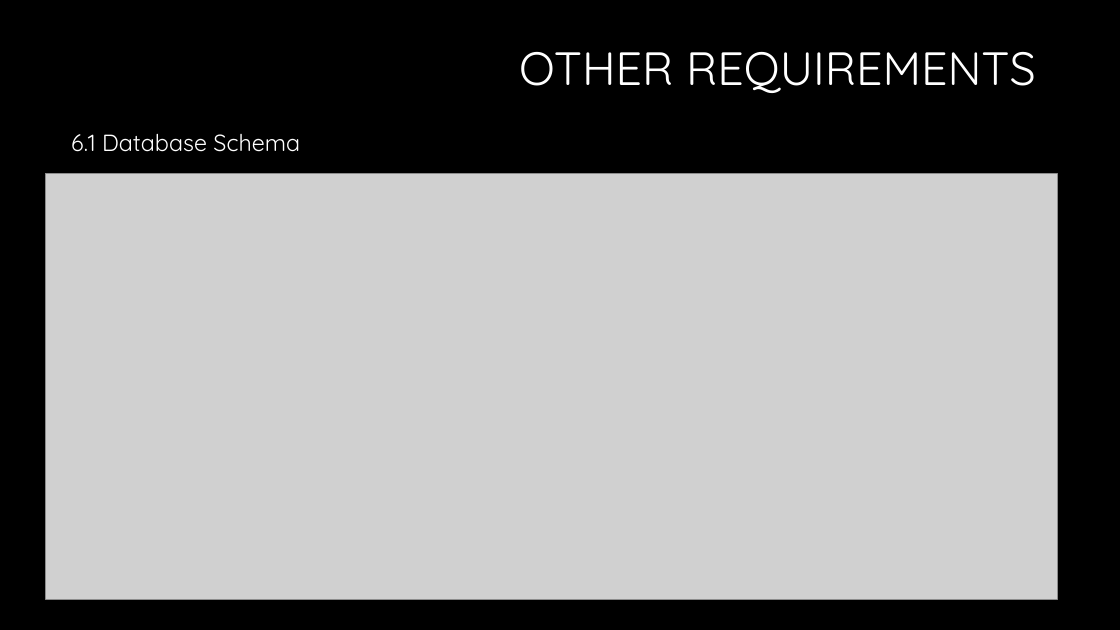
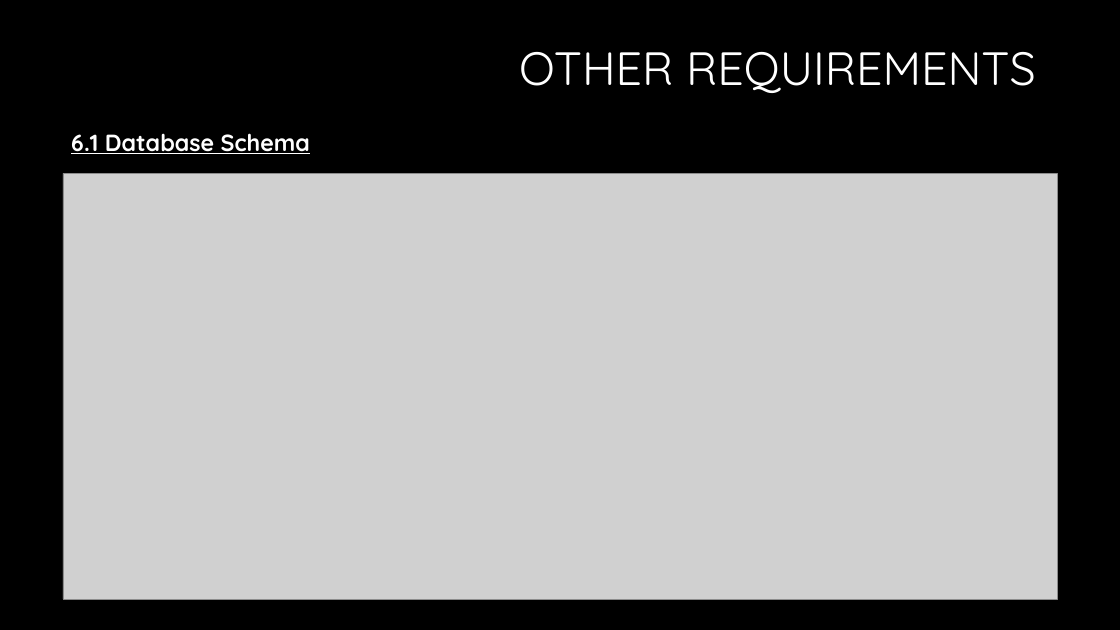
Before and after one commit to sarahakk/fraction-worksheet-creator, a slide deck: slide 15 of Presentation Elementary Engineers .pptx (slide 12 before the commit). Drawn at 1120x630 pixels with LibreOffice and Linux fonts; fonts in the diff are those of the drawing; grey boxes stand for pictures; background and template pictures are left out. Boxes give left, top, right and bottom in pixels: in the first picture for what was removed or moved away, otherwise in the second. Text is boxed around its words. In the diff, an @@ line names an element or a change of style, - is before the commit and + after.

```diff
--- a/Presentation Elementary Engineers .pptx
+++ b/Presentation Elementary Engineers .pptx
@@ text "6.1 Database Schema" at <box>71,133,310,154</box>: bold on, underline on @@
@@ picture: place and size @@
-picture at <box>45,173,1057,599</box>
+picture at <box>63,173,1057,599</box>
```
Also in this commit, not shown: 9 other slides changed, 4 slides added.
